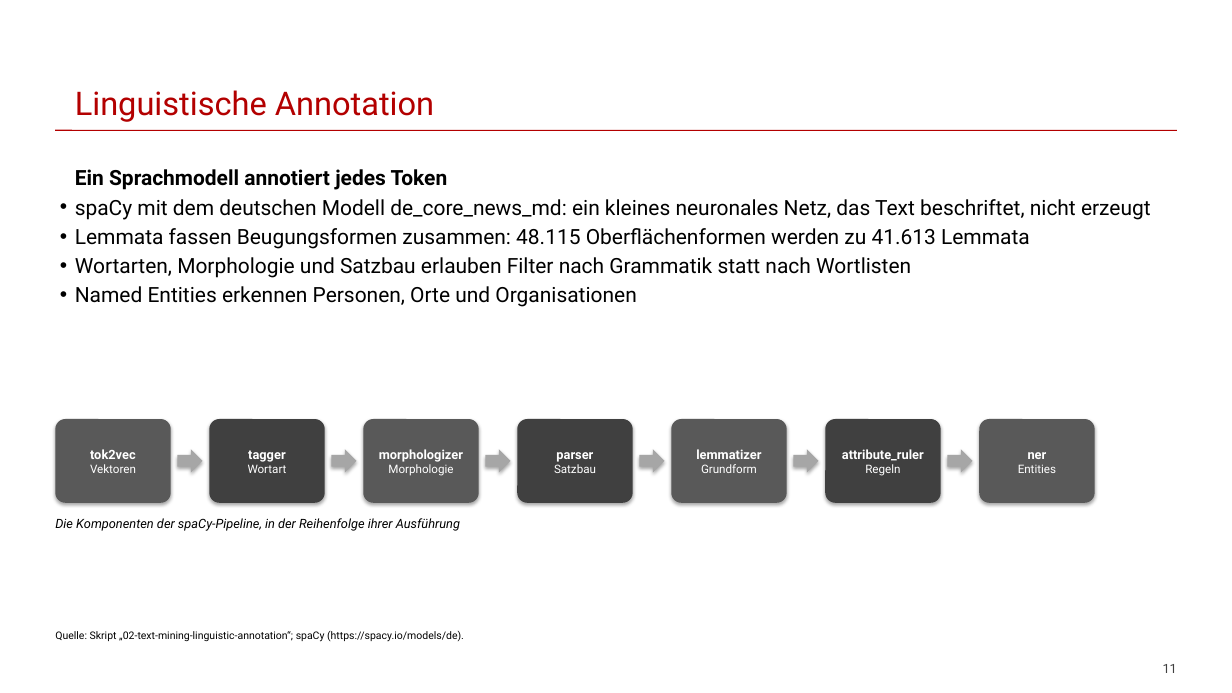
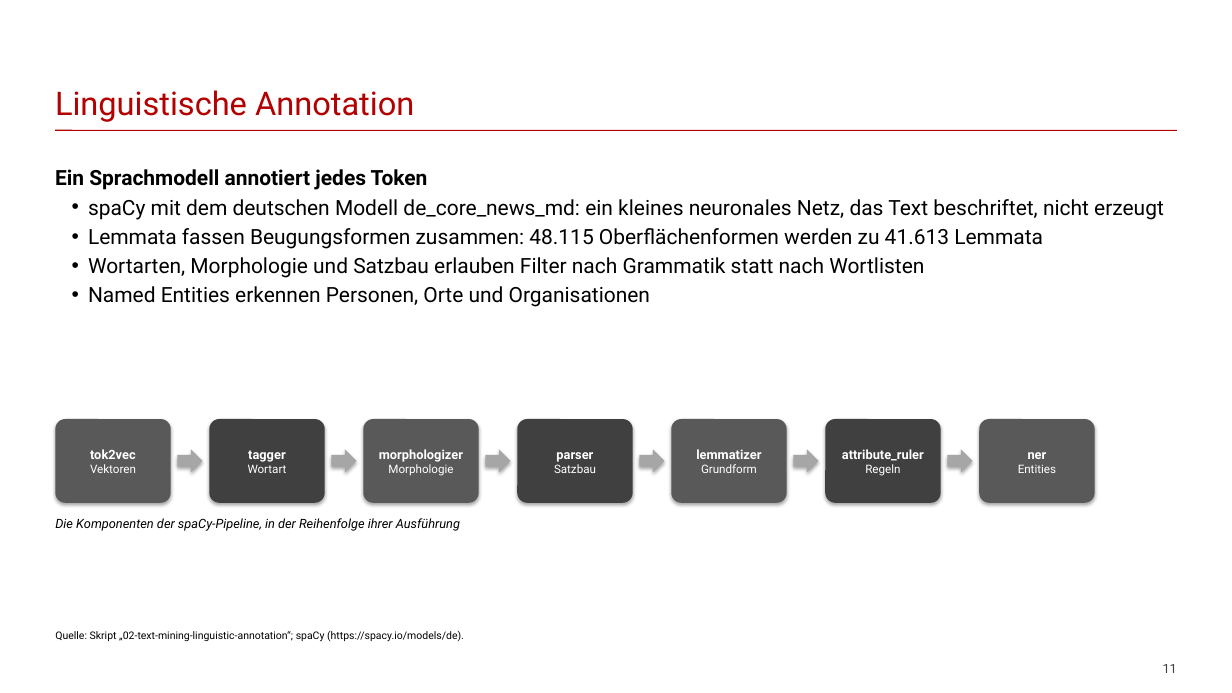
Before and after one commit to franzmohr/intro-text-mining-de, a slide deck: slide 11 of text-mining.odp. Drawn at 1232x693 pixels with LibreOffice and Linux fonts; fonts in the diff are those of the drawing. Boxes give left, top, right and bottom in pixels: in the first picture for what was removed or moved away, otherwise in the second. Text is boxed around its words. In the diff, an @@ line names an element or a change of style, - is before the commit and + after.

```diff
--- a/text-mining.odp
+++ b/text-mining.odp
@@ title "Linguistische Annotation" at [55, 90, 414, 122]: indent changed @@
@@ text "Ein Sprachmodell annotiert jedes Token" at [55, 169, 1164, 307]: indent changed @@
```
Also in this commit, not shown: 19 other slides changed.
